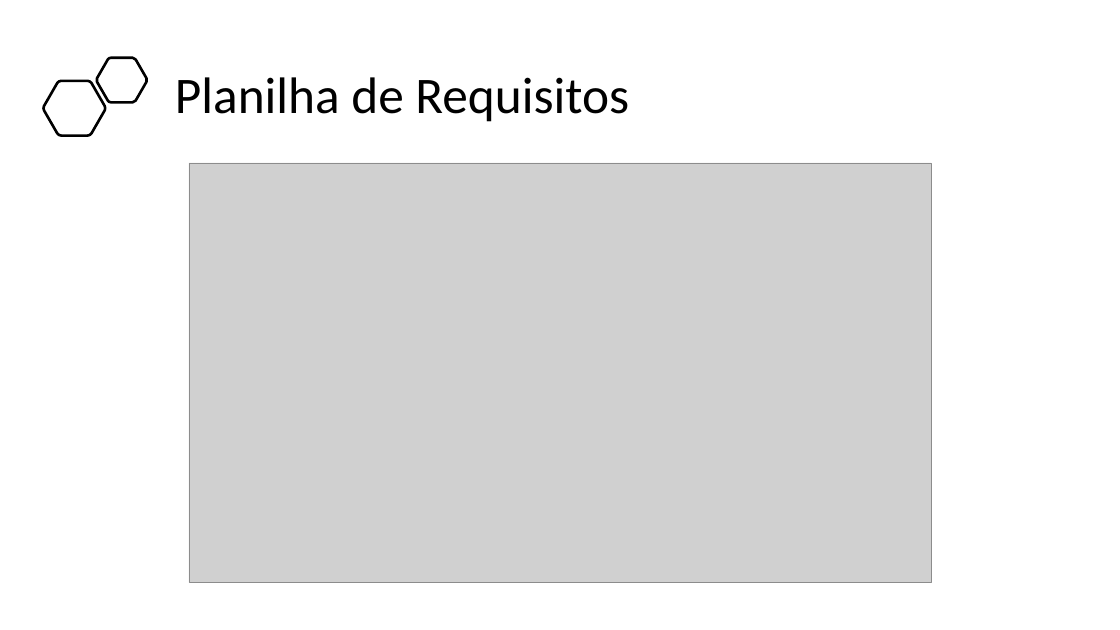
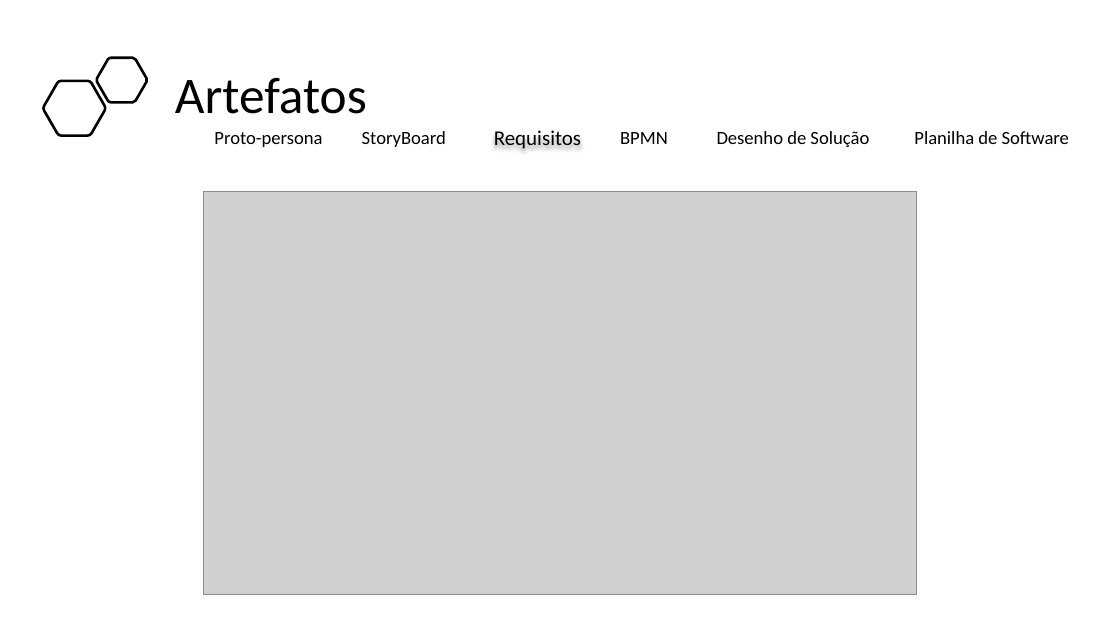
Before and after one commit to BandTec/project-hunter, a slide deck: slide 7 of Documentação/Apresentação - Sprint 3.pptx (slide 8 before the commit). Drawn at 1120x630 pixels with LibreOffice and Linux fonts; fonts in the diff are those of the drawing; grey boxes stand for pictures. Boxes give left, top, right and bottom in pixels: in the first picture for what was removed or moved away, otherwise in the second. Text is boxed around its words. In the diff, an @@ line names an element or a change of style, - is before the commit and + after.

```diff
--- a/Documentação/Apresentação - Sprint 3.pptx
+++ b/Documentação/Apresentação - Sprint 3.pptx
@@ title at [175, 77, 367, 114]: text changed @@
-Planilha de Requisitos
+Artefatos
@@ text added at [214, 132, 322, 147], 16 pt, text #000000 @@
+Proto-persona
@@ text added at [362, 131, 446, 147], 16 pt, text #000000 @@
+StoryBoard
@@ text added at [494, 130, 581, 149], 18 pt, text #000000 @@
+Requisitos
@@ text added at [620, 132, 668, 144], 16 pt, text #000000 @@
+BPMN
@@ text added at [717, 131, 869, 147], 16 pt, text #000000 @@
+Desenho de Solução
@@ text added at [914, 131, 1069, 144], 16 pt, text #000000 @@
+Planilha de Software
@@ picture: place and size @@
-picture at [189, 163, 931, 582]
+picture at [204, 192, 917, 594]
```
Also in this commit, not shown: 10 other slides changed, 5 slides added, 5 slides removed, 6 other files.
